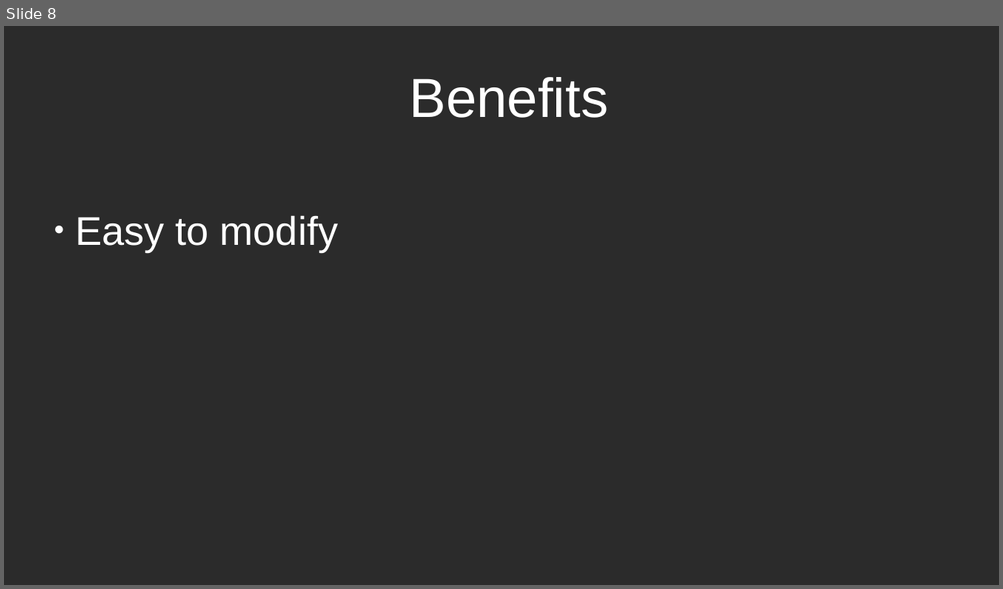
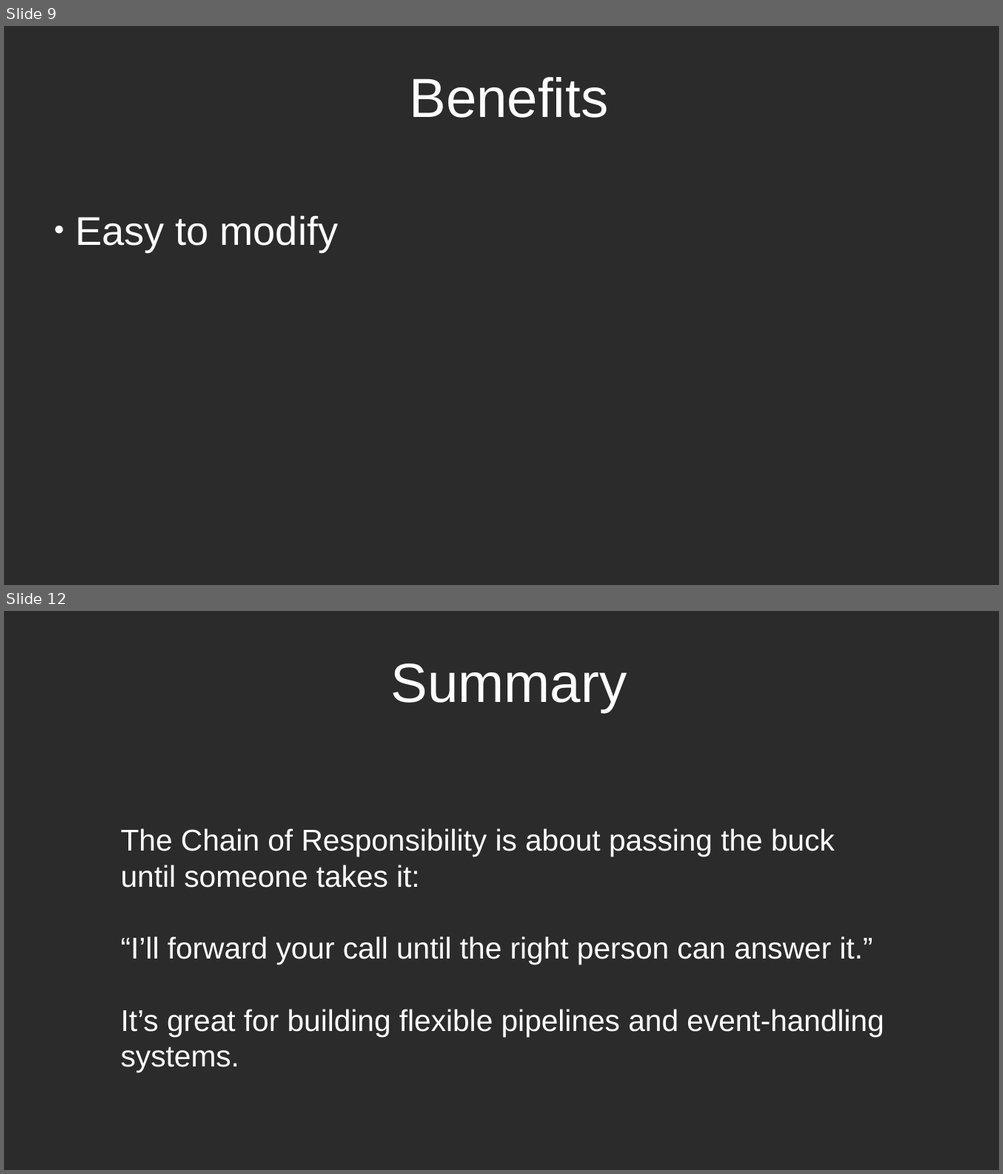
Before and after one commit to RayAndrade/JavaScriptStudy, a slide deck: Behavioral/ChainOfResponsibility/intro.odp. Shown one above the other, each under a label of ours: slide 8 before the commit, slides 9 and 12 after it; the slides between them are not shown. The pictures are 1003x589 and 1003x1174 pixels, drawn with LibreOffice and Linux fonts; fonts in the diff are those of the drawing; background and template pictures are left out; a plain dark background stands for a picture behind light text. Boxes give left, top, right and bottom in pixels: in the first picture for what was removed or moved away, otherwise in the second. Text is boxed around its words. In the diff, an @@ line names an element or a change of style, - is before the commit and + after.

```diff
--- a/Behavioral/ChainOfResponsibility/intro.odp
+++ b/Behavioral/ChainOfResponsibility/intro.odp
@@ slide 12 added at (4, 611, 999, 1170), background picture (left out) @@
@@ title added at (391, 664, 627, 712), 44 pt, text #FFFFFF @@
+Summary
@@ text added at (121, 829, 884, 1073), 24 pt, text #FFFFFF @@
+The Chain of Responsibility is about passing the buck until someone takes it:
+“I’ll forward your call until the right person can answer it.”
+It’s great for building flexible pipelines and event-handling systems.
@@ what was slide 8 is now slide 9 @@
```
Also in this commit, not shown: 3 other slides added, 1 slide removed, 5 other files.
